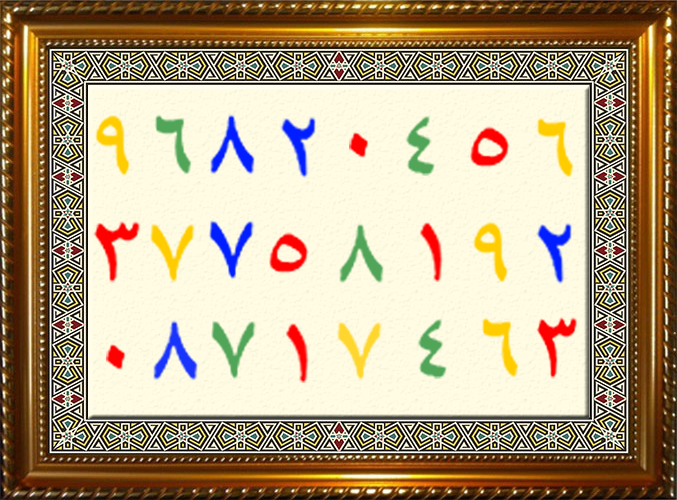
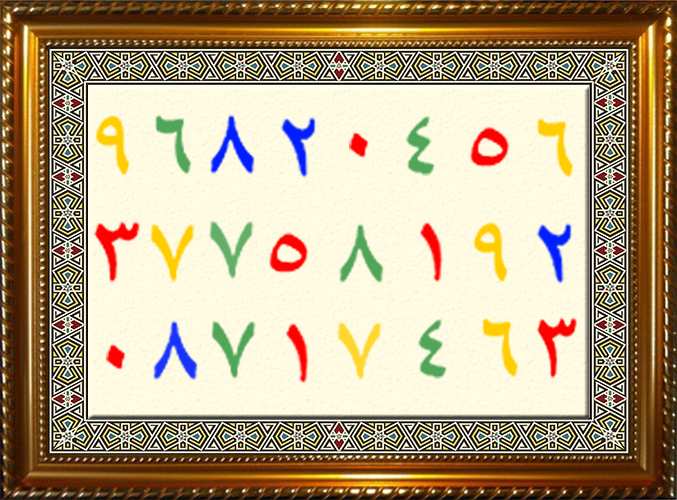
The second 677×500 image is a revision of the first. Changes to its layers:
pixels changed over [209, 220, 255, 280] (layer not identified)
